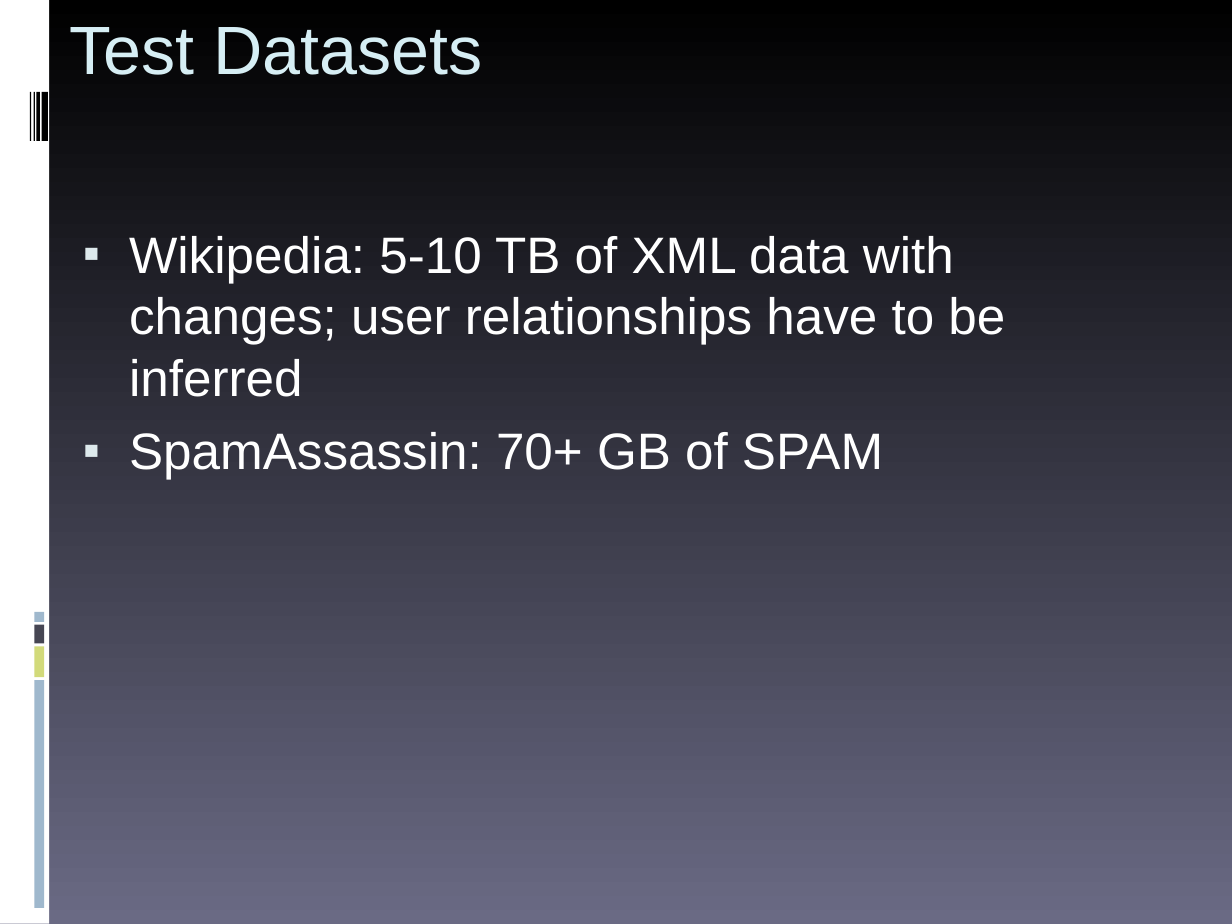
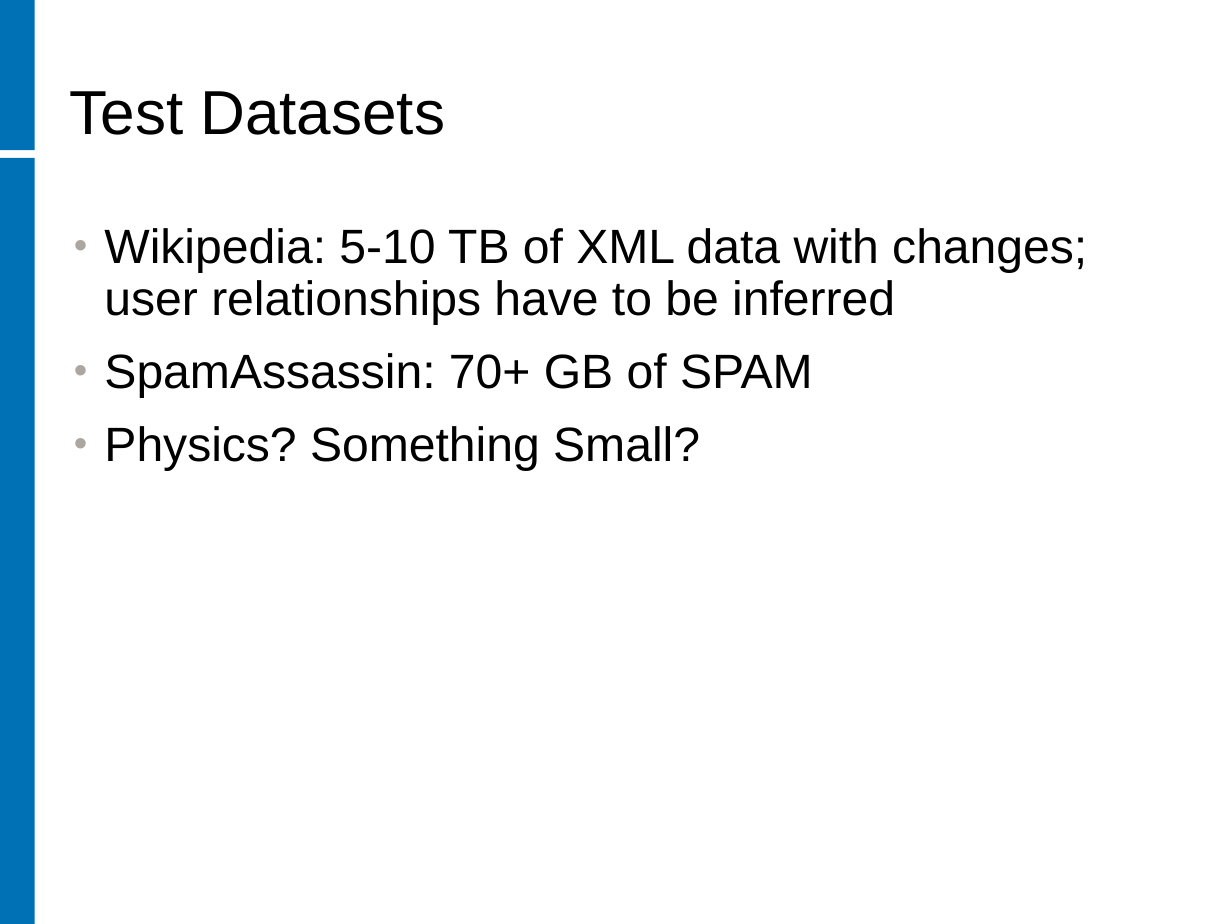
Before and after one commit to rhusar/smartfrog, a slide deck: slide 7 of core/components/hadoop/doc/workshop/benchmarking.ppt (slide 5 before the commit). Drawn at 1232x924 pixels with LibreOffice and Linux fonts; fonts in the diff are those of the drawing; background and template pictures are left out. Boxes give left, top, right and bottom in pixels: in the first picture for what was removed or moved away, otherwise in the second. Text is boxed around its words. In the diff, an @@ line names an element or a change of style, - is before the commit and + after.

```diff
--- a/core/components/hadoop/doc/workshop/benchmarking.ppt
+++ b/core/components/hadoop/doc/workshop/benchmarking.ppt
@@ background gradient #000000 to #6A6A84 to #FFFFFF @@
@@ rectangle added at [0,0,35,150], fill #0071B4 @@
@@ title "Test Datasets" at [70,91,445,135]: size 44 to 40 pt, text colour #D6EEF4 to #000000; line spacing 1 to 0.9; more space between paragraphs; vertical alignment top to bottom @@
@@ rectangle removed at [30,92,31,141] @@
@@ rectangle removed at [34,92,35,141] @@
@@ rectangle removed at [36,92,39,141] @@
@@ rectangle removed at [41,92,48,141] @@
@@ rectangle: place and size @@
-rectangle at [0,0,49,923]
+rectangle at [0,158,35,923]
@@ rectangle at [0,158,35,923]: fill #FFFFFF to #0071B4 @@
@@ text at [104,228,1087,398]: size 33 to 31 pt, text colour #FFFFFF to #000000 in "Wikipedia: 5-10 TB of XML data with ...", "SpamAssassin: 70+ GB of SPAM"; bullet ▪ to •; line spacing 1 to 0.9; more space between paragraphs; bullet colour #DDE9EC to #ABA69F @@
@@ text at [104,426,700,471]: paragraph added @@
+• Physics? Something Small?
@@ rectangle removed at [35,625,45,644] @@
@@ rectangle removed at [35,613,45,623] @@
@@ rectangle removed at [35,646,45,677] @@
@@ rectangle removed at [35,681,45,909] @@
```
Also in this commit, not shown: 6 other slides changed, 3 slides added, 1 slide removed, 2 other files.
